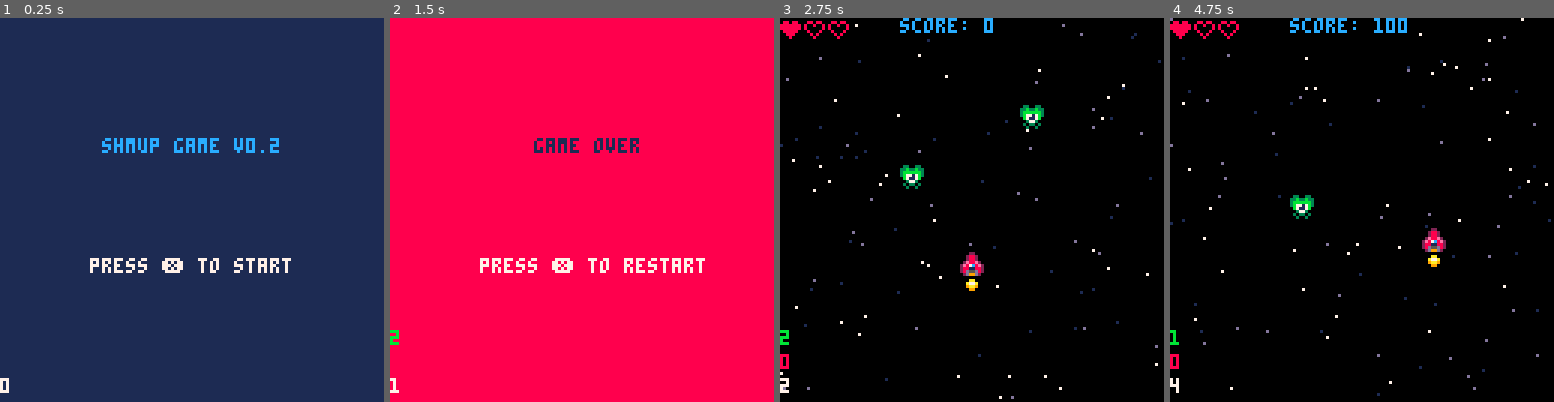
Above: before the commit, frames 1-4 (left to right).
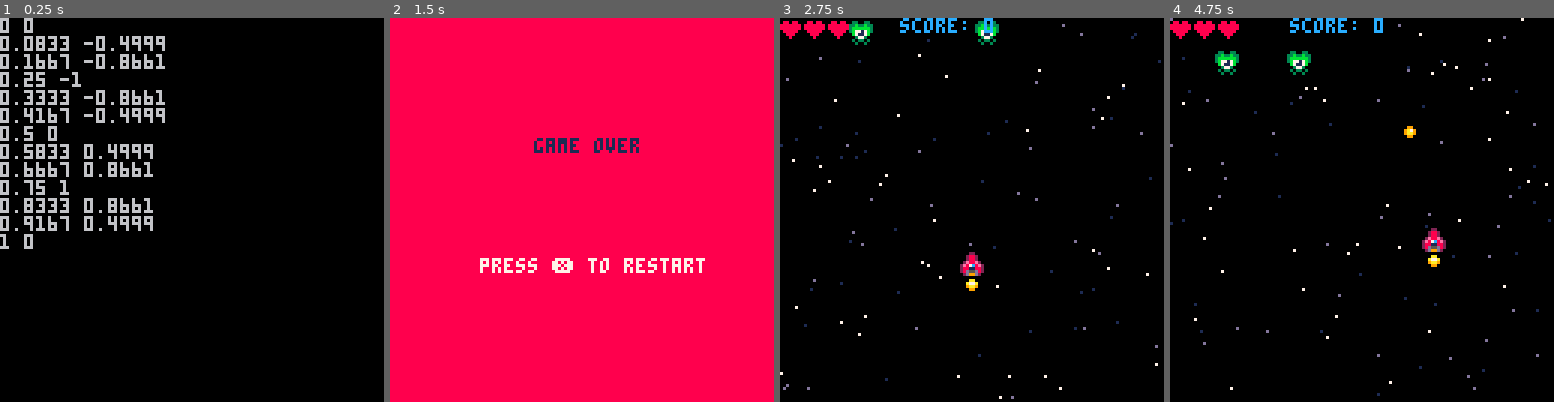
Above: after the commit, the same moments.

Repository: sirchras/p8-shmup
Game: PICO-8 cartridge shmup.p8
Two runs of this game, one before a commit and one after it. Both use one fixed random seed, a clock stepped at 60 frames per second and the inputs below.
Inputs:
- Up to frame 1 (0.25 s): no input
- Up to frame 2 (1.5 s): tap O (Z key) at 0.33, 0.7, 1.43 s; tap X (X key) at 1.07 s
- Up to frame 3 (2.75 s): hold Left 1.97-2.37 s; tap X (X key) at 2.07, 2.4, 2.73 s; tap O (Z key) at 2.22 s; hold Down from 2.42 s (still down)
- Up to frame 4 (4.75 s): release Down at 2.82 s; hold Right 2.87-3.53 s; tap X (X key) every 0.33 s from 3.07 to 4.73 s; tap O (Z key) at 3.1, 3.98 s; hold Up 3.58-4.08 s; hold Right 4.13-4.53 s; hold Down from 4.58 s (still down)

The runs differ from the first frame. In frame 1, 100% of the frame differs, in the area x 0-100%, y 0-100%; in frame 2, 0.1%; in frame 3, 1.4%; in frame 4, 1.4%.

Commit message:
wip: add respawning enemies, i-frames
- respawning and blinking effect is a work in progress - pico-8 trig is
a little different to lua stdlib trig, and trig is a headache to begin
with

Diff:
--- a/shmup.p8
+++ b/shmup.p8
@@ -4,14 +4,15 @@
 --main
 function _init()
 	--state
-	state="start"
+	state="debug"
 end
 
 function _update()
 	local update={
 		start=update_start,
 		game=update_game,
-		over=update_over
+		over=update_over,
+		debug=update_start
 	}
 	update[state]()
 end
@@ -20,13 +21,27 @@
 	local draw={
 		start=draw_start,
 		game=draw_game,
-		over=draw_over
+		over=draw_over,
+		debug=draw_debug
 	}
 	draw[state]()
 	--debug time
-	print(flr(time()),0,120,7)
-	if (bullets) print(#bullets,0,112,8)
-	if (enemies) print(#enemies,0,104,11)
+	if not state=="debug" then
+		print(flr(time()),0,120,7)
+		if (p) print(p.invul,0,104,9)
+		if (p) print(sin(p.invul/3),0,112,5)
+--		if (bullets) print(#bullets,0,112,8)
+--		if (enemies) print(#enemies,0,104,11)
+	end
+end
+
+function draw_debug()
+	cls()
+	local q=12
+	for i=0,30 do
+		print((i/q).." "..sin(i/q))
+		if (i/q>=1) break
+	end
 end
 -->8
 --start state
@@ -48,14 +63,13 @@
 function init_game()
 	score=0
 	--player
-	p=player:new{x=60,y=60,♥=1}
+	p=player:new{x=60,y=60}
 	--bullets
 	bullets={}
 	m_flsh=0
 	--enemies
 	enemies={}
-	add(enemies,enemy:new{x=40,y=40})
-	add(enemies,enemy:new{x=80,y=20})
+	spawnenemies(2)
 	--background
 	bg=bgrnd()
 end
@@ -86,6 +100,10 @@
 	if p.♥<=0 then
 		state="over"
 	end
+	--spawn enemy
+	if #enemies<2 then
+		spawnenemies(2)
+	end
 end
 
 function draw_game()
@@ -150,12 +168,20 @@
 	s=2, --movement speed
 	mflsh=0, --muzzle flash
 	♥=3, --current lives
-	m♥=3 --max lives
+	m♥=3, --max lives
+	invul=0 --iframes
 }
 function player:draw()
 	local x,y=self.x,self.y
-	--call parent draw
-	gmobj.draw(self)
+	--blinking invulerability
+	local ifr=self.invul
+	local blink=(
+		ifr>0 and sin(ifr/12)<-0.5
+	)
+	if not blink then
+		--call parent draw
+		gmobj.draw(self)
+	end
 	--flame spr
 	spr(self.fsp,x,y+8)
 	--muzzle flash
@@ -190,6 +216,8 @@
 	self.x=mid(0,x+dx,120)
 	self.y=mid(0,y+dy,120)
 	self.sp=sp
+	--decrm iframes
+	if (self.invul>0) self.invul-=1
 	--anim muzzle flash
 	if (self.mflsh>0) self.mflsh-=1
 	--anim flame
@@ -212,7 +240,9 @@
 			--todo: enemy bullets
 			deli(enemies,i)
 			del(bullets,self)
+			sfx(2)
 			score+=100
+			spawnenemy()
 		end
 	end
 end
@@ -224,16 +254,27 @@
 function enemy:update()
 	self.y+=1
 	--check enemy/player collision
-	if self:col(p) then
+	if self:col(p) and p.invul==0 then
 		sfx(1)
 		--todo: this seems a little dodgy
 		p.♥-=1
-		del(enemies,self)
+		p.invul=60
 	end
 	--anim
 	self.sp+=0.4
 	if (self.sp>=41) self.sp=37
 end
+
+function spawnenemies(n)
+	for i=1,n do
+		local e=enemy:new{
+			x=rnd(120), --random x pos
+			y=-8 --offscreen (above)
+		}
+		add(enemies,e)
+	end
+end
+spawnenemy=function() spawnenemies(1) end
 
 --starfield
 function bgrnd()
Not shown, changed: the sound effects (__sfx__) section of shmup.p8
